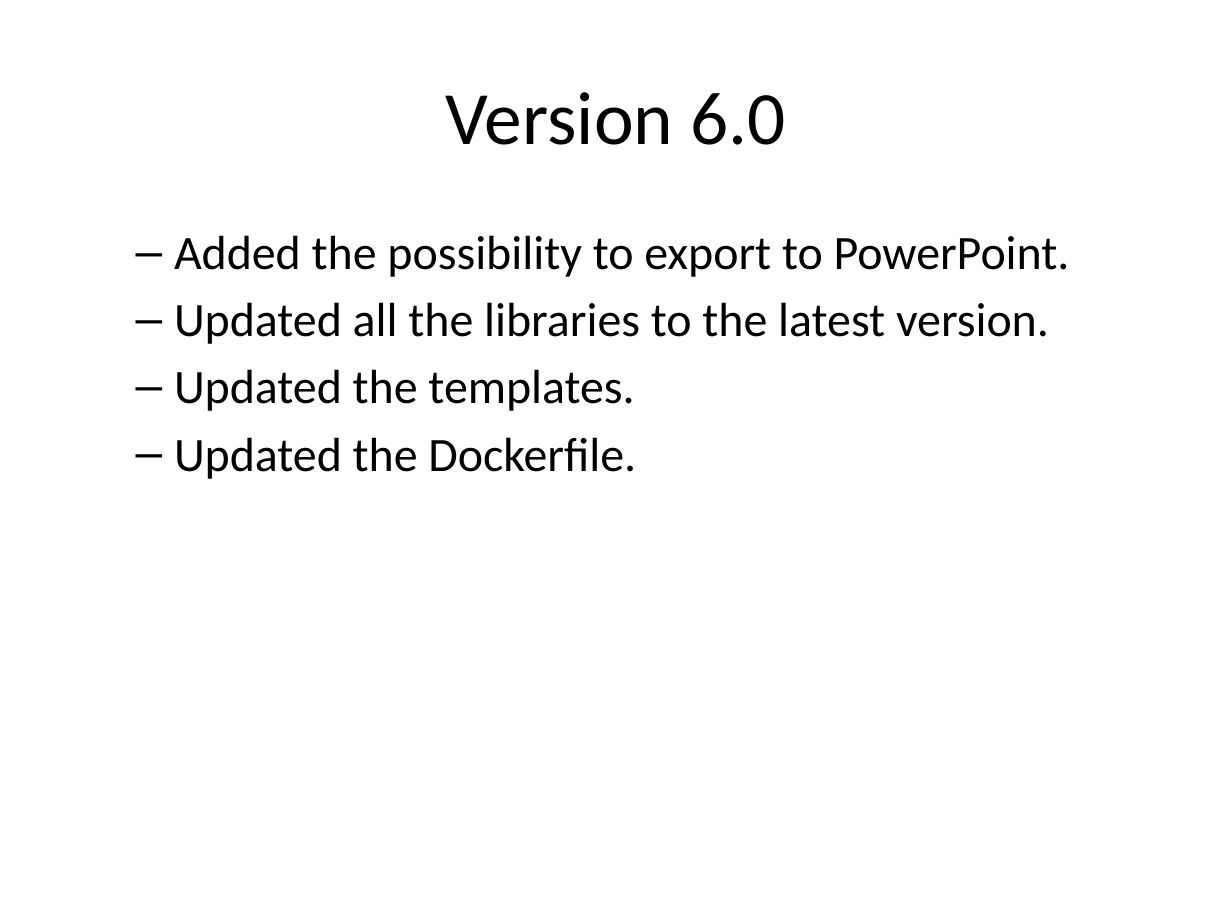
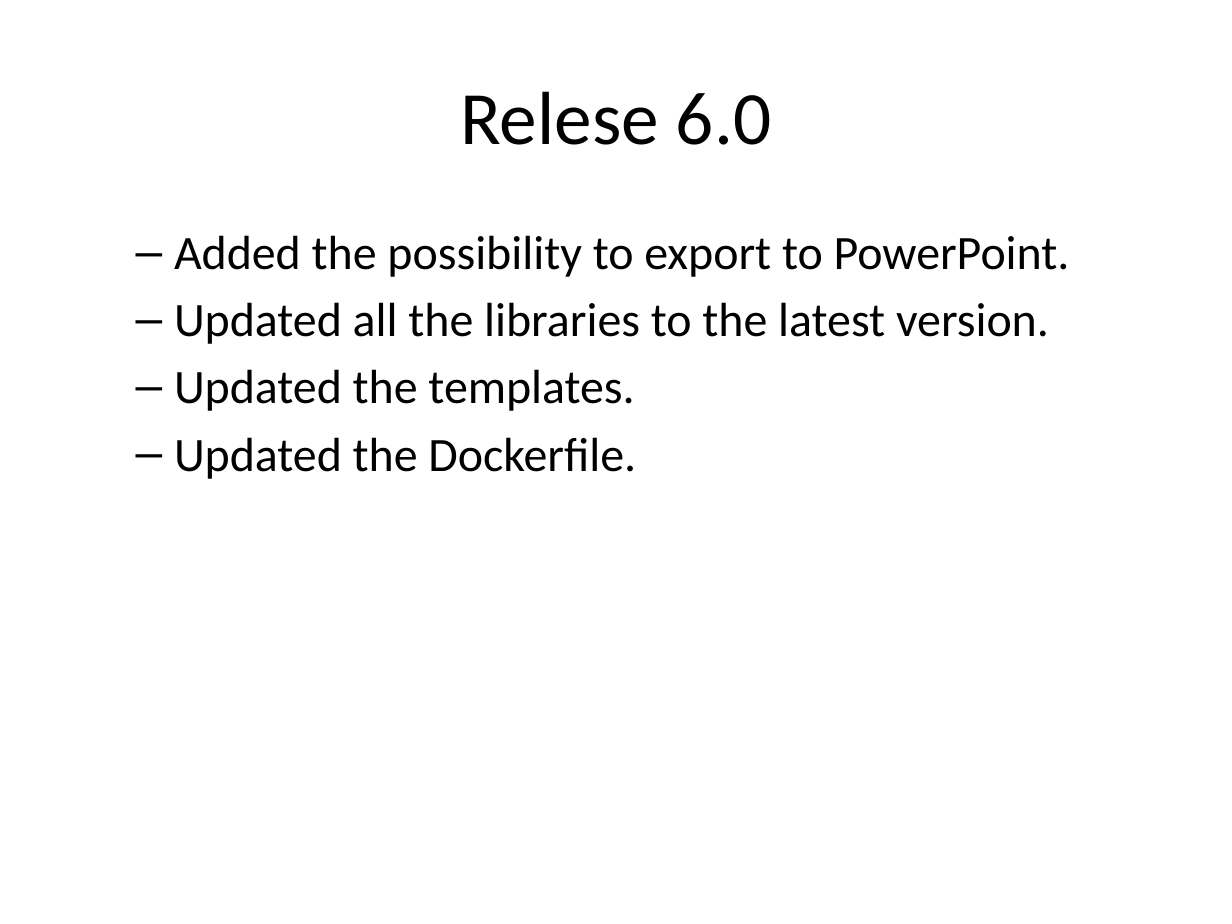
Before and after one commit to asanzdiego/markdownslides, a slide deck: slide 44 of doc/export/readme-slides-plus.pptx. Drawn at 1232x924 pixels with LibreOffice and Linux fonts; fonts in the diff are those of the drawing. Boxes give left, top, right and bottom in pixels: in the first picture for what was removed or moved away, otherwise in the second. Text is boxed around its words. In the diff, an @@ line names an element or a change of style, - is before the commit and + after.

```diff
--- a/doc/export/readme-slides-plus.pptx
+++ b/doc/export/readme-slides-plus.pptx
@@ title at (460,91,771,145): text changed @@
-Version 6.0
+Relese 6.0
```
Also in this commit, not shown: 1 other slide changed, 28 other files.
